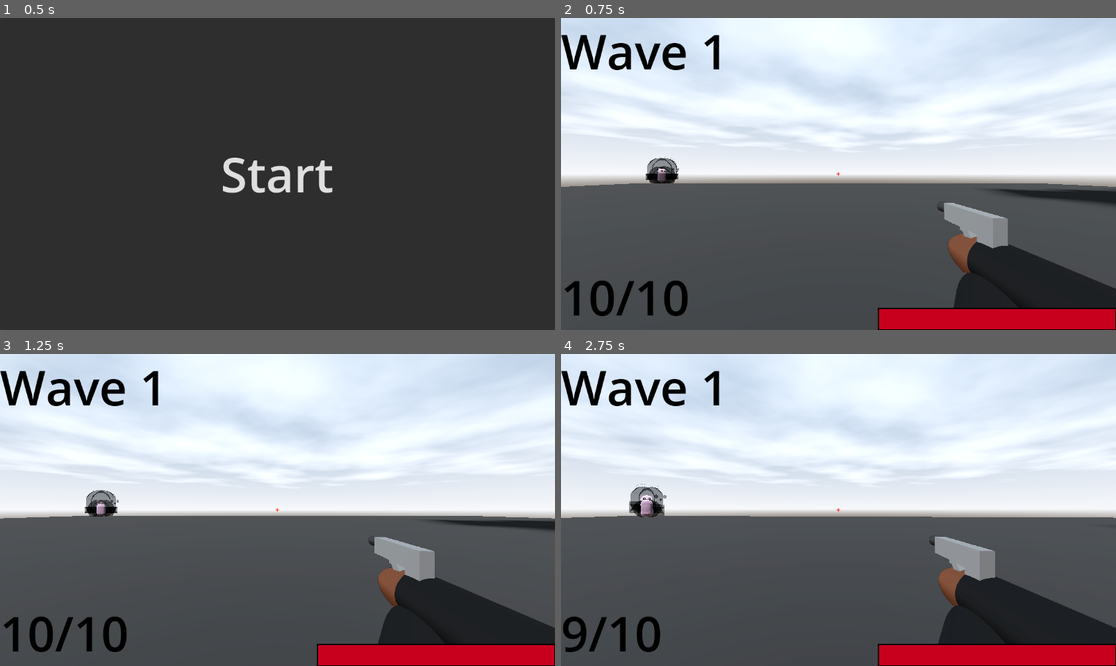
Above: before the commit, frames 1-4 (two rows, left to right).
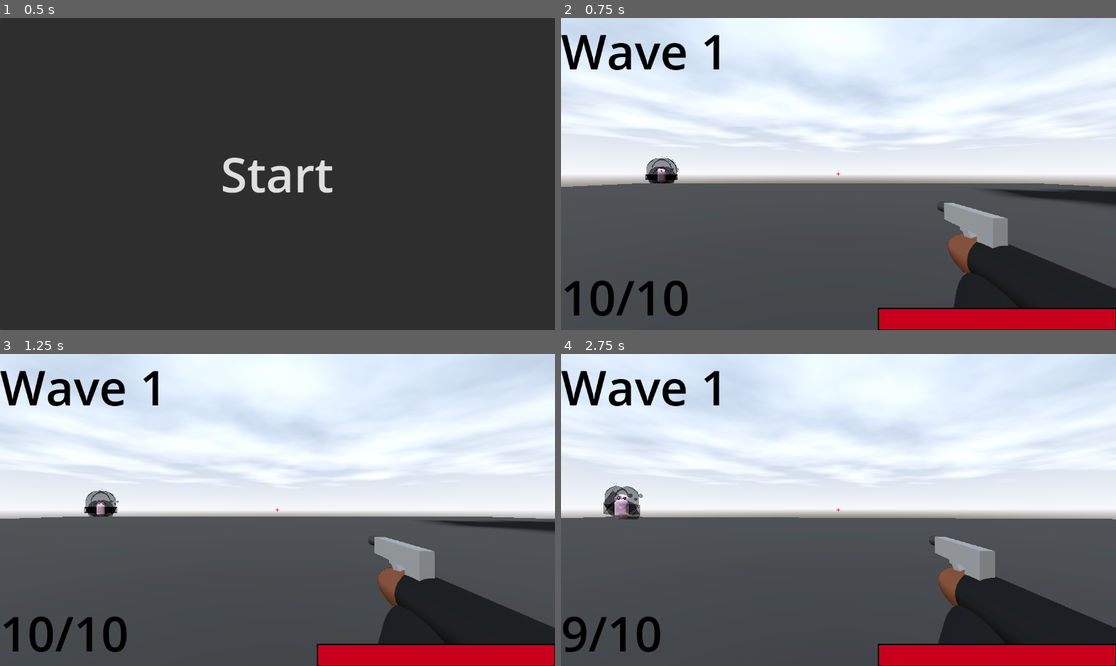
Above: after the commit, the same moments.

Repository: DylanFrenzy/The-Trials-and-Tribulations-of-Tim-Cheese
Game: Godot game, scene res://scenes/hud/start_screen.tscn
Same seed, same stepped clock (60 frames per second), same inputs: the game is played once before the commit and once after it.
Inputs (mouse positions are in pixels of both pictures, inside the frame that each line leads up to):
- Up to frame 1 (0.5 s): no input
- Up to frame 2 (0.75 s): click "Start" at 0.5 s
- Up to frame 3 (1.25 s): no input
- Up to frame 4 (2.75 s): move the mouse to (866, 510) at 1.27 s; hold Shift (sprint, bound only after the commit) 1.28-2.03 s; hold W (move_forward) from 1.28 s (still down); tap Space (jump) at 1.52, 2.27 s; move the mouse to (810, 510) at 2.02 s; click (810, 510) at 2.1 s; tap Shift (sprint, bound only after the commit) at 2.3 s

Frame 1 is identical in both runs. In frame 2, 0.1% of the frame differs, in the area x 1-99%, y 44-55%; in frame 3, 0.3%; in frame 4, 1.3%, in the area x 1-100%, y 41-54%.

Commit message:
added head bob + sprint

Diff:
--- a/3d-project/project.godot
+++ b/3d-project/project.godot
@@ -75,3 +75,8 @@
 "events": [Object(InputEventMouseButton,"resource_local_to_scene":false,"resource_name":"","device":-1,"window_id":0,"a …(253 unchanged characters)…
 ]
 }
+sprint={
+"deadzone": 0.2,
+"events": [Object(InputEventKey,"resource_local_to_scene":false,"resource_name":"","device":-1,"window_id":0,"alt_pressed":false,"shift_pressed":false,"ctrl_pressed":false,"meta_pressed":false,"pressed":false,"keycode":0,"physical_keycode":4194325,"key_label":0,"unicode":0,"location":0,"echo":false,"script":null)
+]
+}
--- a/3d-project/scripts/character_body_3d.gd
+++ b/3d-project/scripts/character_body_3d.gd
@@ -3,7 +3,8 @@
 signal player_death
 
 @export var mouse_sensitivity := 0.1
-@export var move_speed := 5.0
+@export var walk_speed := 5.0
+@export var sprint_speed := 8.0
 @export var jump_velocity := 4.5
 @export var health = 200
 
@@ -11,6 +12,10 @@
 @onready var GunCam = $Camera3D/SubViewportContainer/SubViewport/GunCam
 @onready var AnimationPlayer2 = GunCam.get_node("Pistol2/AnimationPlayer2")
 @onready var health_bar = get_parent().get_node("hud/HealthBar")
+
+const  HEADBOB_MOVE_AMOUT = 0.06;
+const  HEADBOB_FREQUENCY = 2.4;
+var headbobTime = 0.0;
 
 var gravity = ProjectSettings.get_setting("physics/3d/default_gravity")
 var zoomed = false
@@ -52,13 +57,23 @@
 	var direction = (transform.basis * Vector3(input_dir.x, 0, input_dir.y)).normalized()
 
 	if direction:
-		velocity.x = direction.x * move_speed
-		velocity.z = direction.z * move_speed
+		velocity.x = direction.x * get_movement_speed()
+		velocity.z = direction.z * get_movement_speed()
 	else:
-		velocity.x = move_toward(velocity.x, 0, move_speed)
-		velocity.z = move_toward(velocity.z, 0, move_speed)
+		velocity.x = move_toward(velocity.x, 0, walk_speed)
+		velocity.z = move_toward(velocity.z, 0, walk_speed)
+	headbob_effect(delta)
 
 	move_and_slide()
+
+func get_movement_speed():
+	return sprint_speed if Input.is_action_pressed("sprint") else walk_speed
+
+func headbob_effect(delta):
+	headbobTime += delta * velocity.length()
+	var bob_x = cos(headbobTime * HEADBOB_FREQUENCY * 0.5) * HEADBOB_MOVE_AMOUT
+	var bob_y = sin(headbobTime * HEADBOB_FREQUENCY) * HEADBOB_MOVE_AMOUT
+	camera.position = Vector3(bob_x, bob_y, 0)
 
 func take_damage(amount):
 	health = max(health - amount, 0)
